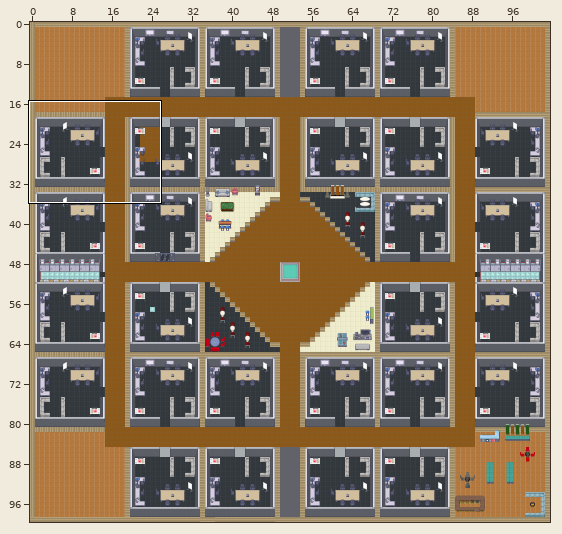
Two states of a Tiled map (JSON), tda_Teams.tmj. Above, an overview of the earlier version with the close-up marked.
Close-up. Before:
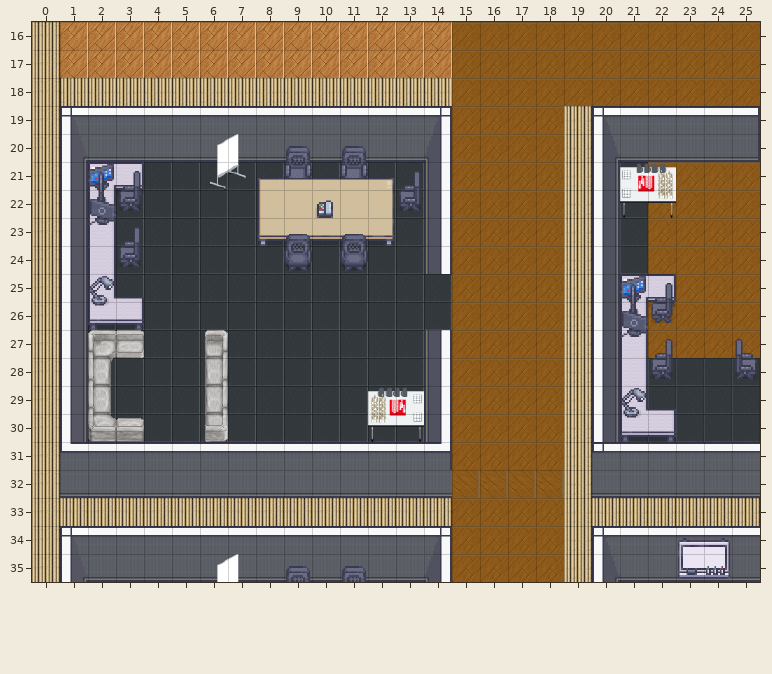
Cells are 32x32 px. Shown: x 0..25, y 16..35. The commit also changed other parts of the map, which this record leaves out.
After:
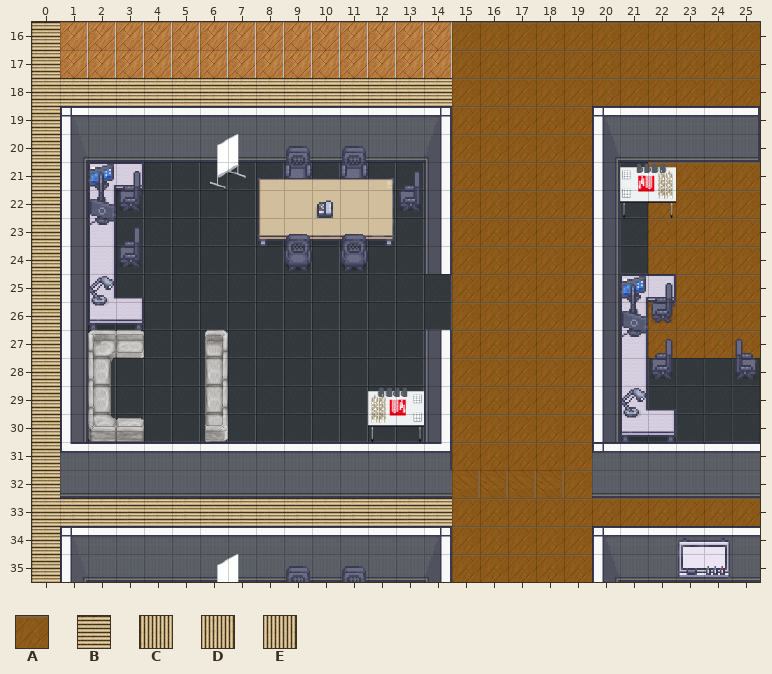
Key: from "Chunk 1": A 7, B 11 flipped left-right, C 11 flipped on the diagonal, D 11 flipped on the other diagonal, E 11 turned 90.
_ is an empty cell.
Change:
Layer "floor":
y 19..32: x 19 _ -> A
y 33: x 19..25 _______ -> AAAAAAA
y 34..35: x 19 _ -> A
Layer "walls":
y 16..17: x 0 D -> B
y 18: x 0..14 DCCCCCCCCCCCCCC -> BBBBBBBBBBBBBBB
y 19..32: x 0 D -> B; x 19 E -> _
y 33: x 0..14 DDDDDDDDDDDDDDD -> BBBBBBBBBBBBBBB; x 19..25 EEEEEEE -> _______
y 34..35: x 0 D -> B; x 19 E -> _
Where, in picture pixels (left, top, right, bottom), the same in both close-ups:
changed: (32, 22, 452, 582)
changed: (564, 106, 760, 582)
